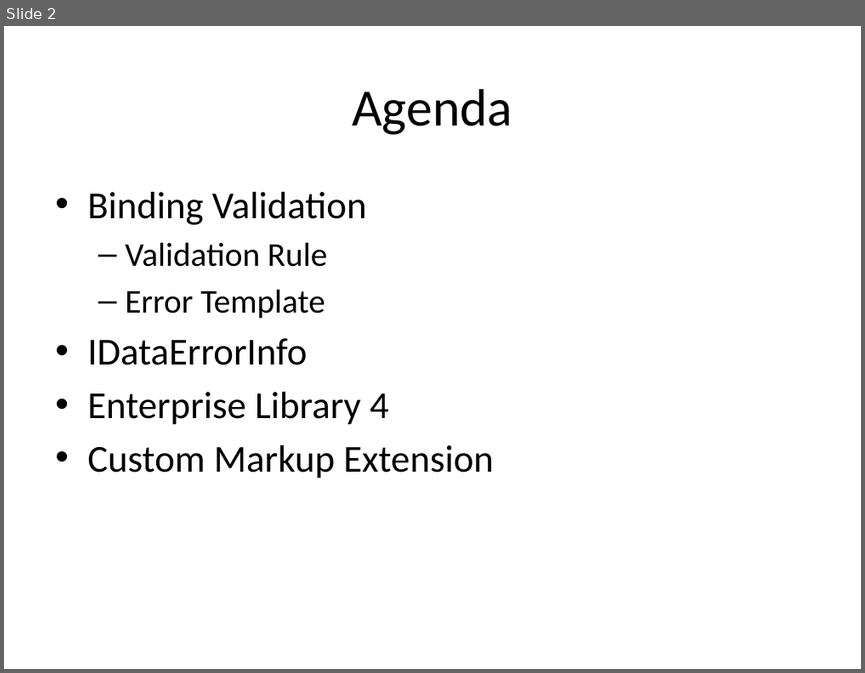
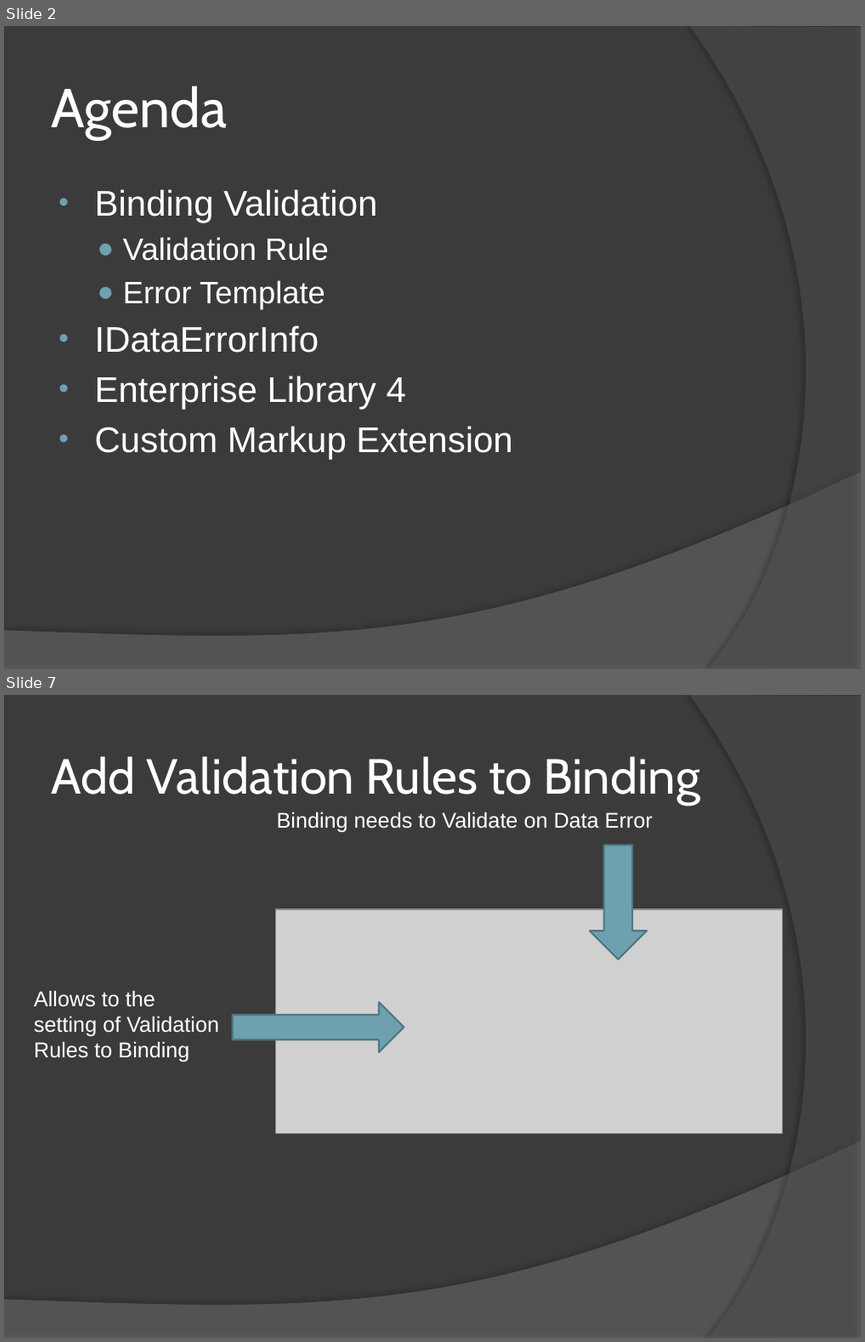
Before and after one commit to RookieOne/WPF-Input-Validation, a slide deck: WPF Validation.pptx. Shown one above the other, each under a label of ours: slide 2 before the commit, slides 2 and 7 after it; the slides between them are not shown. The pictures are 865x673 and 865x1342 pixels, drawn with LibreOffice and Linux fonts; fonts in the diff are those of the drawing; grey boxes stand for pictures. Boxes give left, top, right and bottom in pixels: in the first picture for what was removed or moved away, otherwise in the second. Text is boxed around its words. In the diff, an @@ line names an element or a change of style, - is before the commit and + after.

```diff
--- a/WPF Validation.pptx
+++ b/WPF Validation.pptx
@@ slide 7 added at [4, 695, 861, 1338], background #3B3B3B; not listed: 2 template elements that a slide beside it also shows @@
@@ title added at [51, 756, 700, 805], 41.4 pt, text #FFFFFF @@
+Add Validation Rules to Binding
@@ text added at [277, 811, 653, 832], 18 pt, text #FFFFFF @@
+Binding needs to Validate on Data Error
@@ down arrow added at [589, 845, 647, 959], fill #6EA0B0, outline #517682 1.5 pt @@
@@ picture added at [276, 909, 783, 1133] @@
@@ text added at [34, 990, 219, 1061], 18 pt, text #FFFFFF @@
+Allows to the setting of Validation Rules to Binding
@@ right arrow added at [233, 1002, 404, 1051], fill #6EA0B0, outline #517682 1.5 pt @@
@@ slide 2 changed as well @@
@@ background #FFFFFF to #3B3B3B @@
@@ freeform shape added at [689, 26, 861, 669], fill #5E5E5E at 40% opacity @@
@@ title "Agenda" at [51, 86, 227, 139]: size 44 to 46 pt, font Calibri to Cabin, text colour #000000 to #FFFFFF; alignment centre to left @@
@@ text "Binding Validation" at [95, 189, 512, 460]: size 32 to 30 pt in "Binding Validation", "IDataErrorInfo", "Enterprise Library 4", "Custom Markup Extension"; font Calibri to Arial, text colour #000000 to #FFFFFF; size 28 to 26 pt in "Validation Rule", "Error Template"; indent changed; bullet – to ● @@
@@ freeform shape added at [4, 471, 861, 669], fill #7F7F7F at 45% opacity @@
```
Also in this commit, not shown: 1 other slide changed, 21 other slides added.
